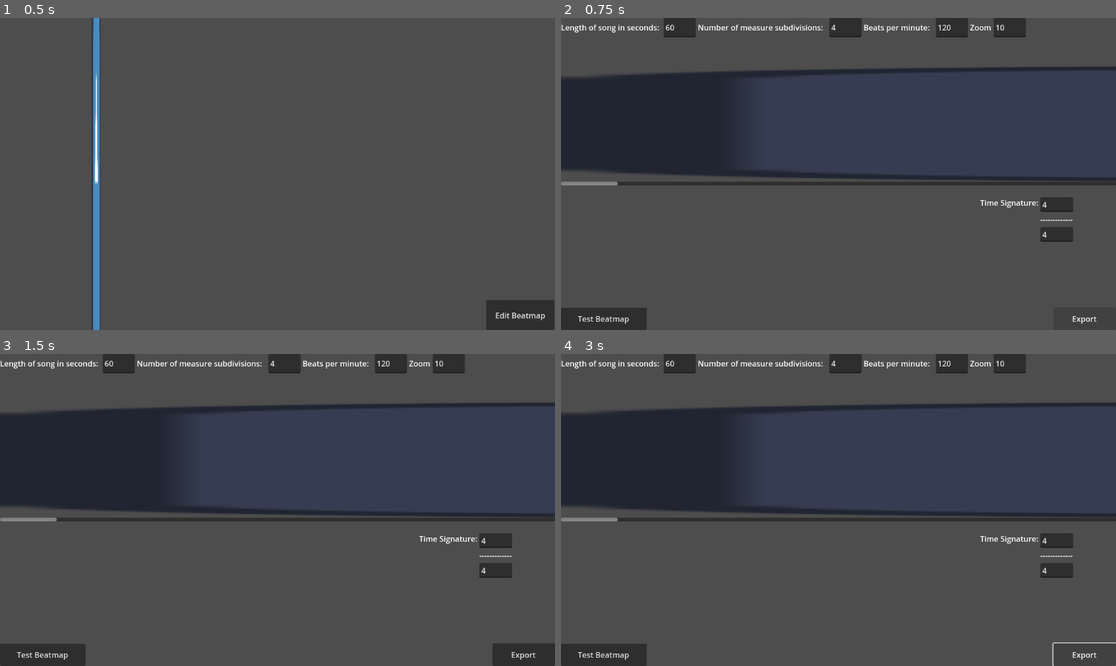
Above: before the commit, frames 1-4 (two rows, left to right).
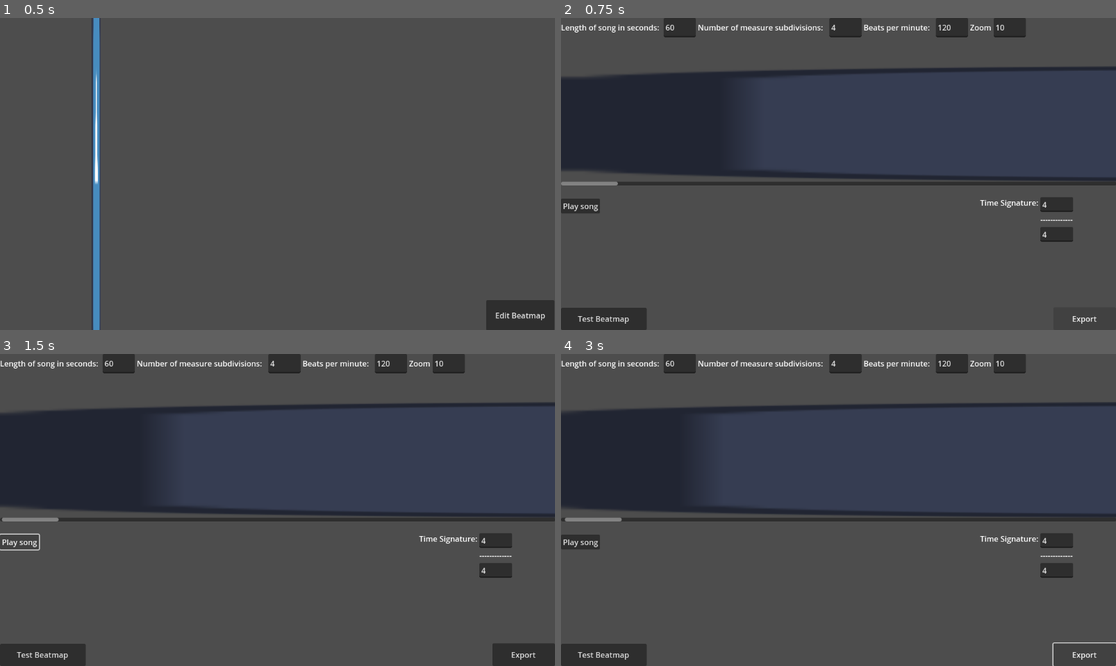
Above: after the commit, the same moments.

Repository: ValorZard/BandGame
Game: Godot game, scene res://src/game_engine/beatmap.tscn
Same seed, same stepped clock (60 frames per second), same inputs: the game is played once before the commit and once after it. The engine's default icon, where the game draws it, is replaced by a stand-in: a white triangle on a blue panel in a dark square.
Inputs (mouse positions are in pixels of both pictures, inside the frame that each line leads up to):
- Up to frame 1 (0.5 s): no input
- Up to frame 2 (0.75 s): click "Edit Beatmap" at 0.5 s
- Up to frame 3 (1.5 s): click (22, 541) at 1.25 s, where only the run after the commit has a clickable "Play song"
- Up to frame 4 (3 s): click (583, 541) at 2 s, where only the run after the commit has a clickable "Play song"; click "Export" at 2.75 s

Frame 1 is identical in both runs. In frame 2, 0.3% of the frame differs, in the area x 0-8%, y 57-63%; in frame 3, 0.1%; in frame 4, 1.2%, in the area x 0-31%, y 16-63%.
Error after the commit: Invalid access to property or key 'music-file' on a base object of type 'Dictionary'. (res://src/mapping_engine/beatmap_maker.gd:161)

Commit message:
added test song

Diff:
--- a/src/mapping_engine/beatmap_maker.gd
+++ b/src/mapping_engine/beatmap_maker.gd
@@ -31,6 +31,9 @@
 
 var timeline_zoom : int = 10
 
+# music file
+var path_to_music_file : StringName
+
 # Called when the node enters the scene tree for the first time.
 func _ready():
 	$HBoxContainer/SongLengthLineEdit.text = str(song_length)
@@ -42,6 +45,8 @@
 	note_timeline = $ScrollContainer/NoteTimeline
 	update_timeline()
 	load_beatmap_to_edit(beatmap_file_path)
+	# make sure to run this after loading beatmap
+
 
 func update_timeline():
 	# set size of the note timeline
@@ -65,7 +70,9 @@
 
 # Called every frame. 'delta' is the elapsed time since the previous frame.
 func _process(delta):
-	pass
+	# scroll the timeline if a song is playing
+	if $AudioStreamPlayer.playing:
+		$ScrollContainer.set_h_scroll($ScrollContainer.get_h_scroll() + int(delta * length_of_note * timeline_zoom))
 
 
 func redraw_timeline():
@@ -151,6 +158,8 @@
 			var data_received = json.data
 			if typeof(data_received) == TYPE_DICTIONARY:
 				# actually convert our json data into usable beatmap data
+				path_to_music_file = data_received["music-file"]
+				print(path_to_music_file)
 				for note_data in data_received["notes"]:
 					# parse each note and convert into actual note object
 					var note_name : RhythmGameUtils.NOTES
@@ -207,3 +216,8 @@
 	get_tree().root.add_child(beatmap_player_instance)
 	# remove self from root
 	get_tree().root.remove_child(self)
+
+func _on_play_button_button_down():
+	$AudioStreamPlayer.play()
+	# start playing the timeline from the start
+	$ScrollContainer.set_h_scroll(0)
--- a/src/mapping_engine/beatmap_maker.tscn
+++ b/src/mapping_engine/beatmap_maker.tscn
@@ -1,8 +1,9 @@
-[gd_scene load_steps=4 format=3 uid="uid://bbf7rauxpqwti"]
+[gd_scene load_steps=5 format=3 uid="uid://bbf7rauxpqwti"]
 
 [ext_resource type="Script" path="res://src/mapping_engine/beatmap_maker.gd" id="1_3v2b7"]
 [ext_resource type="Texture2D" uid="uid://c2v8nak1xnxnn" path="res://assets/textures/notes/icon.svg" id="1_j8k14"]
 [ext_resource type="Script" path="res://src/mapping_engine/note_timeline.gd" id="3_h0tb7"]
+[ext_resource type="AudioStream" uid="uid://cydxhy28r24a1" path="res://assets/audio/MUSCMisc_Metronome a 120bpm (ID 0468)_BSB.wav" id="4_c6xe5"]
 
 [node name="beatmap_maker" type="Control"]
 layout_mode = 3
@@ -114,6 +115,20 @@
 grow_vertical = 0
 text = "Test Beatmap"
 
+[node name="AudioStreamPlayer" type="AudioStreamPlayer" parent="."]
+stream = ExtResource("4_c6xe5")
+
+[node name="PlayButton" type="Button" parent="."]
+layout_mode = 1
+anchors_preset = 2
+anchor_top = 1.0
+anchor_bottom = 1.0
+offset_top = -273.0
+offset_right = 81.0
+offset_bottom = -242.0
+grow_vertical = 0
+text = "Play song"
+
 [connection signal="text_changed" from="HBoxContainer/SongLengthLineEdit" to="." method="_on_song_length_line_edit_text_changed"]
 [connection signal="text_changed" from="HBoxContainer/MeasureSubdivisionLineEdit" to="." method="_on_measure_subdivision_line_edit_text_changed"]
 [connection signal="text_changed" from="HBoxContainer/BPMLineEdit" to="." method="_on_bpm_line_edit_text_changed"]
@@ -122,3 +137,4 @@
 [connection signal="text_changed" from="TimeSignatureManager/VBoxContainer/NoteValueLineEdit" to="." method="_on_note_value_text_changed"]
 [connection signal="button_down" from="ExportButton" to="." method="_on_export_button_button_down"]
 [connection signal="button_down" from="TestButton" to="." method="_on_test_button_button_down"]
+[connection signal="button_down" from="PlayButton" to="." method="_on_play_button_button_down"]
Not shown, added: assets/audio/MUSCMisc_Metronome a 120bpm (ID 0468)_BSB.wav
